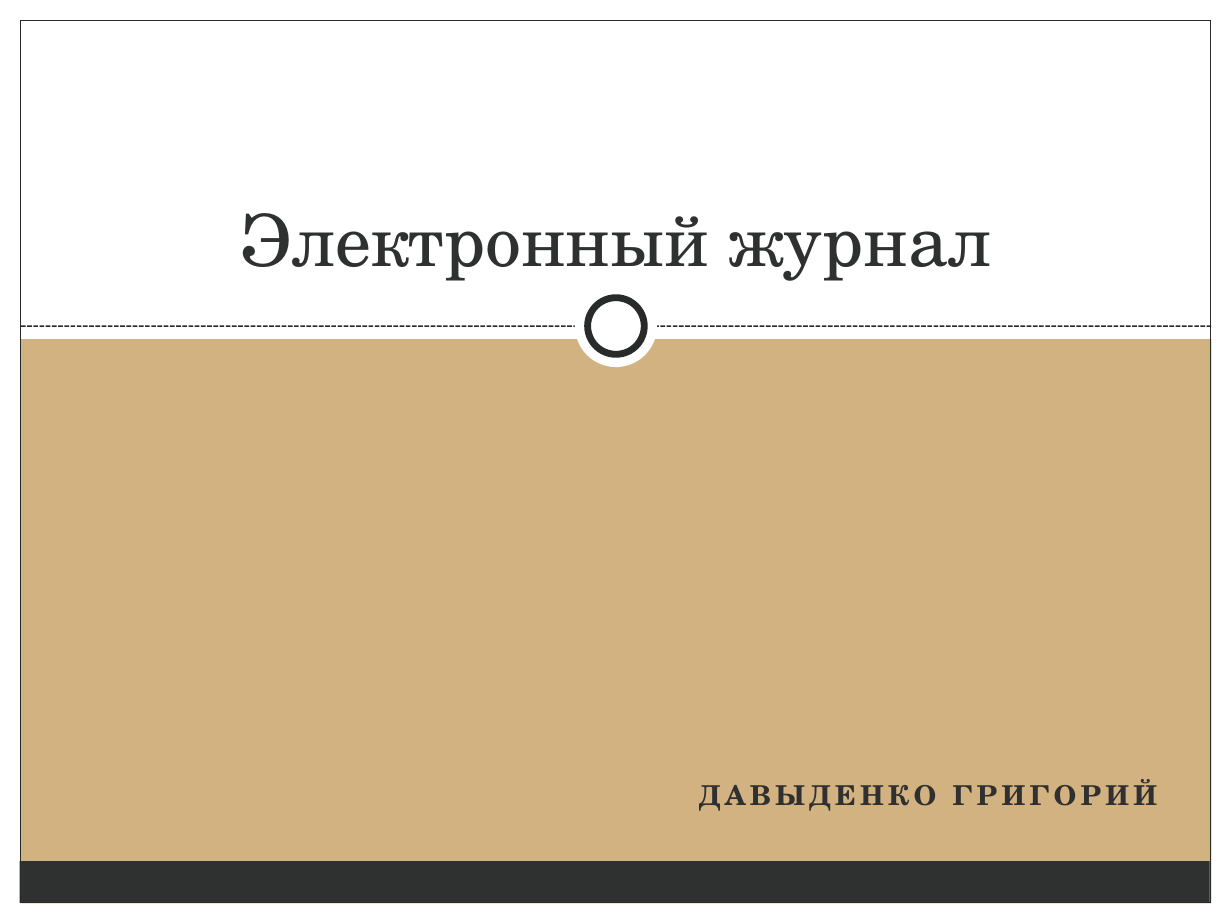
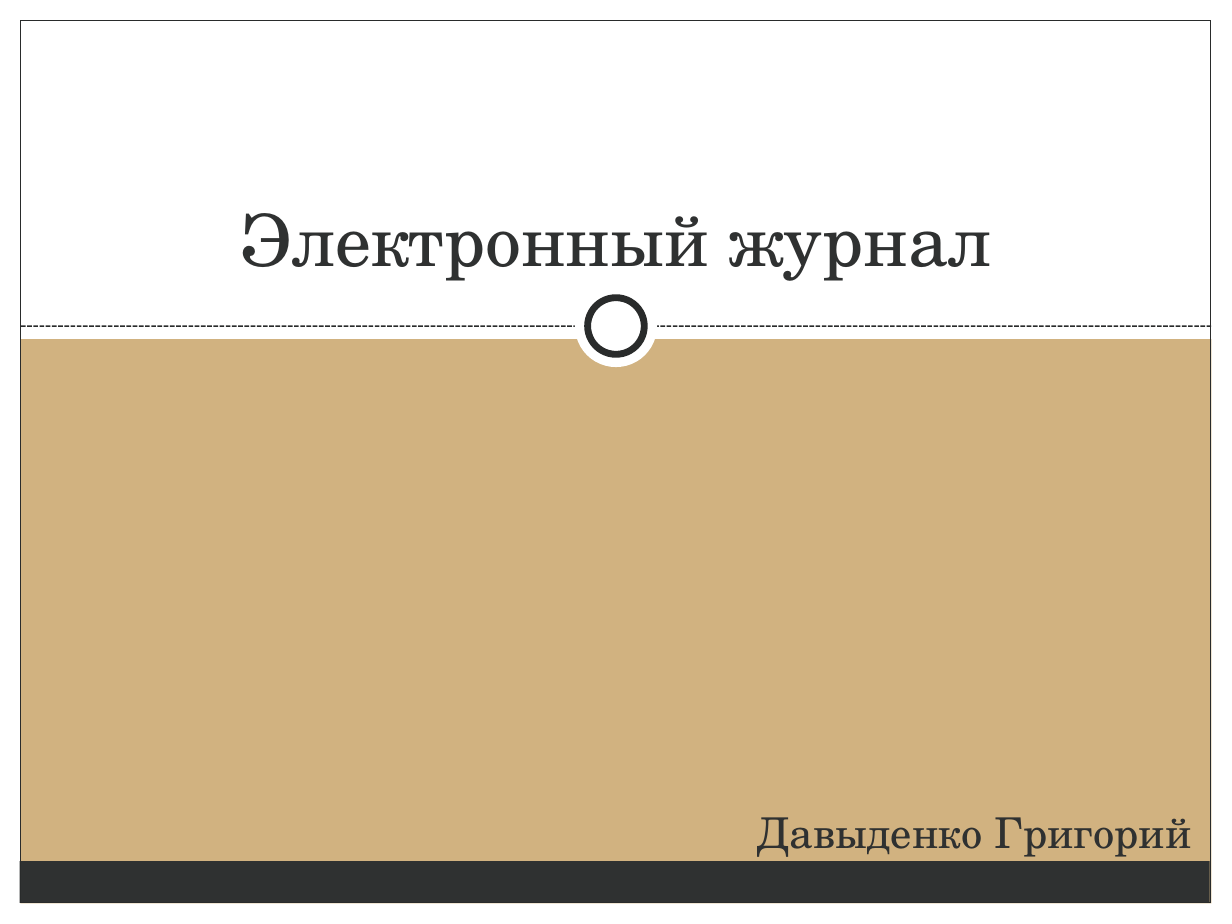
Before and after one commit to DavydenkoGr/web_project, a slide deck: slide 1 of Электронный журнал.pptx. Drawn at 1232x924 pixels with LibreOffice and Linux fonts; fonts in the diff are those of the drawing. Boxes give left, top, right and bottom in pixels: in the first picture for what was removed or moved away, otherwise in the second. Text is boxed around its words. In the diff, an @@ line names an element or a change of style, - is before the commit and + after.

```diff
--- a/Электронный журнал.pptx
+++ b/Электронный журнал.pptx
@@ text "Давыденко Григорий" at [757,817,1191,857]: vertical alignment top to bottom @@
@@ text at [757,817,1191,857]: text changed; size 16 to 24.8 pt; text colour #303030 to #2F3131; bold off @@
-ДАВЫДЕНКО ГРИГОРИЙ
+Давыденко Григорий
```
Also in this commit, not shown: 10 other files.
